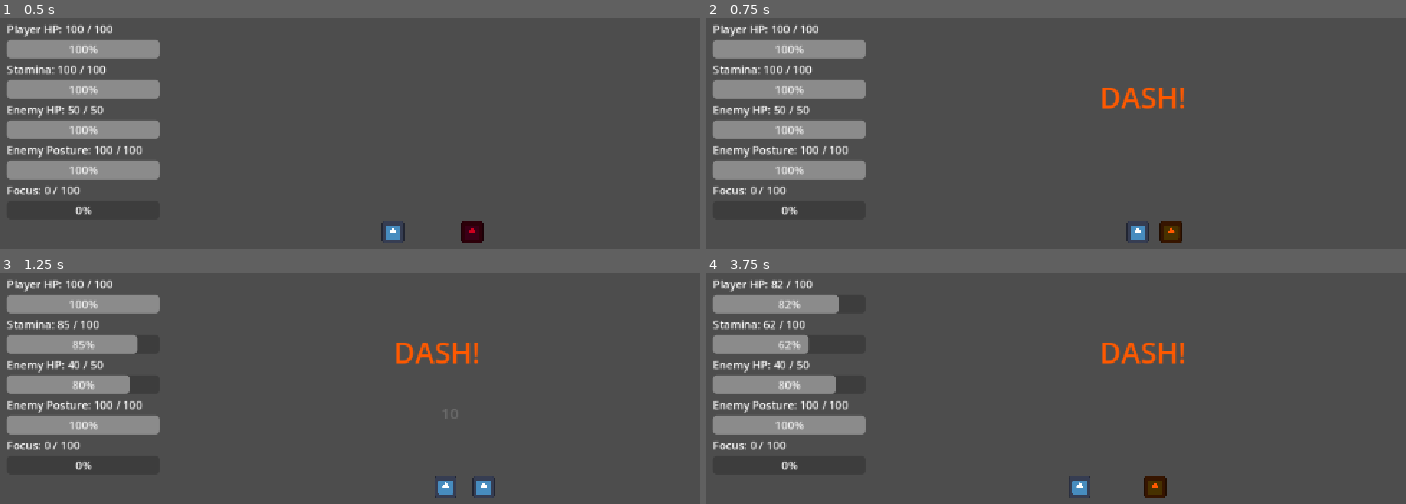
Above: before the commit, frames 1-4 (two rows, left to right).
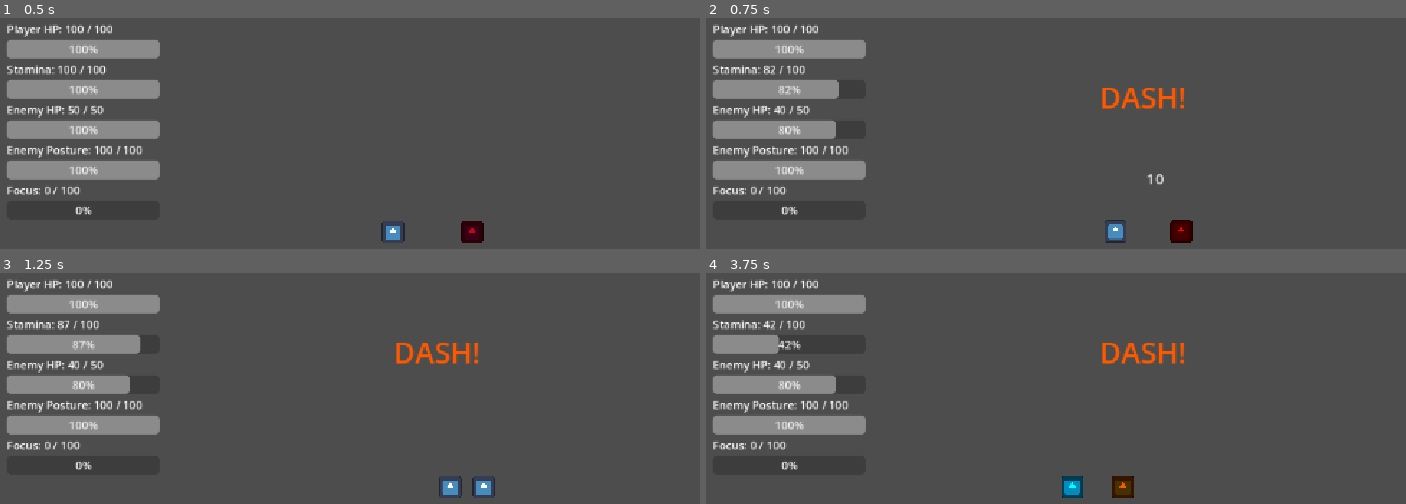
Above: after the commit, the same moments.

Repository: shanwinder/lastblade
Game: Godot game, scene res://scenes/main/Main.tscn
Two runs of this game, one before a commit and one after it. Both use one fixed random seed, a clock stepped at 60 frames per second and the inputs below. The engine's default icon, where the game draws it, is replaced by a stand-in: a white triangle on a blue panel in a dark square.
Inputs:
- Up to frame 1 (0.5 s): no input
- Up to frame 2 (0.75 s): hold Right (ui_right) from 0.53 s (still down); tap A (attack, bound only after the commit) at 0.6 s
- Up to frame 3 (1.25 s): keep holding Right (ui_right); tap J (attack, bound only before the commit) at 0.8 s
- Up to frame 4 (3.75 s): release Right (ui_right) at 1.28 s; hold Left (ui_left) 1.28-2.03 s; tap J (attack, bound only before the commit) at 1.35 s; tap S (dash, bound only after the commit) at 1.55, 2.1 s; hold Right (ui_right) 2.03-3.53 s; tap K (dash, bound only before the commit) at 2.3, 2.85 s; tap D (parry, bound only after the commit) at 3.05, 3.6 s; hold Left (ui_left) from 3.53 s (still down)

Frame 1 is identical in both runs. In frame 2, 1.8% of the frame differs, in the area x 8-70%, y 20-98%; in frame 3, 0.2%; in frame 4, 1.8%, in the area x 8-66%, y 2-98%.

Commit message:
Implement collision layers and arena boundaries
Add collision layer constants and system to properly manage interactions between player, enemies, and world boundaries. Implement arena boundary constraints to keep player within bounds, and add dash-through enemy mechanic by temporarily disabling collision with enemies during dash. This prevents player from leaving the play area during knockback or dash actions.

Diff:
--- a/last-blade-trial/EnemyDummy.gd
+++ b/last-blade-trial/EnemyDummy.gd
@@ -142,6 +142,22 @@
 # อ้างอิง Player
 var player: CharacterBody2D
 
+# =========================
+# ระบบ Collision Layer ของศัตรู
+# =========================
+
+# Layer 1 ใช้สำหรับพื้น / กำแพง / ขอบสนาม
+const WORLD_BODY_LAYER: int = 1
+
+# Layer 2 ใช้สำหรับตัว Player
+const PLAYER_BODY_LAYER: int = 2
+
+# Layer 3 ใช้สำหรับตัว Enemy
+const ENEMY_BODY_LAYER: int = 4
+
+# ตอนปกติ Enemy ต้องชน World และ Player
+const ENEMY_NORMAL_COLLISION_MASK: int = WORLD_BODY_LAYER | PLAYER_BODY_LAYER
+
 # อ้างอิง Sprite2D เพื่อใช้กลับด้านและเปลี่ยนสี
 @onready var sprite_2d: Sprite2D = $Sprite2D
 
@@ -247,6 +263,12 @@
 func _ready() -> void:
 	# สุ่มค่าเริ่มต้น เพื่อให้การเลือกท่าโจมตีไม่ซ้ำแบบเดิมทุกครั้งที่เปิดเกม
 	randomize()
+
+	# ตั้ง Layer ของศัตรูให้เป็น Layer Enemy
+	collision_layer = ENEMY_BODY_LAYER
+
+	# ให้ศัตรูชน World และ Player ตามปกติ
+	collision_mask = ENEMY_NORMAL_COLLISION_MASK
 
 	# ตั้งเลือดเริ่มต้นของศัตรู
 	current_hp = max_hp
--- a/last-blade-trial/player.gd
+++ b/last-blade-trial/player.gd
@@ -163,6 +163,41 @@
 # ระยะห่างของ Hitbox ดาบจากตัวผู้เล่น
 var attack_hitbox_offset_x: float = 55.0
 
+# =========================
+# ระบบ Collision Layer ของตัวละคร
+# =========================
+
+# Layer 1 ใช้สำหรับพื้น / กำแพง / ขอบสนาม
+# ใน Godot ค่า Layer แบบ bit คือ 1
+const WORLD_BODY_LAYER: int = 1
+
+# Layer 2 ใช้สำหรับตัว Player
+# ใน Godot ค่า Layer แบบ bit คือ 2
+const PLAYER_BODY_LAYER: int = 2
+
+# Layer 3 ใช้สำหรับตัว Enemy
+# ใน Godot ค่า Layer แบบ bit คือ 4
+const ENEMY_BODY_LAYER: int = 4
+
+# ตอนปกติ Player ต้องชน World และ Enemy
+const PLAYER_NORMAL_COLLISION_MASK: int = WORLD_BODY_LAYER | ENEMY_BODY_LAYER
+
+# ตอน Dash Player จะชนเฉพาะ World
+# ทำให้ Dash ผ่าน Enemy ได้ แต่ยังไม่ทะลุขอบสนามในอนาคต
+const PLAYER_DASH_COLLISION_MASK: int = WORLD_BODY_LAYER
+
+# =========================
+# ขอบเขตสนามแบบง่าย
+# =========================
+
+# ขอบซ้ายของสนาม
+# ใช้กันไม่ให้ Player ถอยออกนอกพื้นที่เล่น
+@export var arena_min_x: float = 120.0
+
+# ขอบขวาของสนาม
+# ค่า 1030 เหมาะกับหน้าจอประมาณ 1152 px ใน scene ปัจจุบัน
+@export var arena_max_x: float = 1030.0
+
 # ใช้เก็บรายชื่อเป้าหมายที่โดนโจมตีไปแล้วในการฟันครั้งนี้
 # ป้องกันไม่ให้เป้าหมายตัวเดิมโดนดาเมจซ้ำจากการโจมตีครั้งเดียว
 var hit_targets: Array = []
@@ -173,6 +208,12 @@
 
 
 func _ready() -> void:
+	# ตั้ง Layer ของ Player ให้เป็น Layer Player
+	collision_layer = PLAYER_BODY_LAYER
+
+	# ตอนปกติ Player ต้องชนทั้งขอบสนาม/พื้น และตัวศัตรู
+	collision_mask = PLAYER_NORMAL_COLLISION_MASK
+
 	# ตั้งเลือดเริ่มต้นให้เต็ม
 	current_hp = max_hp
 
@@ -214,6 +255,10 @@
 	if is_knocked_back:
 		velocity = knockback_velocity
 		move_and_slide()
+
+		# จำกัดไม่ให้ Knockback ดัน Player ออกนอกสนาม
+		clamp_to_arena()
+
 		return
 
 	# ถ้ากำลัง Dash อยู่ ให้เคลื่อนที่ด้วยความเร็ว Dash
@@ -222,6 +267,10 @@
 		velocity.x = facing_direction * dash_speed
 		velocity.y = 0
 		move_and_slide()
+
+		# จำกัดไม่ให้ Dash ออกนอกสนาม
+		clamp_to_arena()
+
 		return
 
 	# รับค่าการกดปุ่มซ้าย/ขวา จาก ui_left และ ui_right
@@ -238,6 +287,9 @@
 
 	# สั่งให้ CharacterBody2D เคลื่อนที่ตาม velocity
 	move_and_slide()
+
+	# จำกัดไม่ให้ Player เดินออกนอกสนาม
+	clamp_to_arena()
 
 	# ถ้ามีการเดิน และไม่ได้โจมตี ให้เปลี่ยนทิศหันหน้า
 	if direction != 0 and not is_attacking:
@@ -388,6 +440,28 @@
 	# จบสถานะโจมตี
 	is_attacking = false
 
+func start_dash_collision_mode() -> void:
+	# ตอน Dash ให้ Player ไม่อยู่บน Layer ปกติชั่วคราว
+	# เพื่อไม่ให้ Enemy ที่กำลังชน Player ขวางการ Dash
+	collision_layer = 0
+
+	# ตอน Dash ให้ Player ชนเฉพาะ World
+	# ดังนั้นจะทะลุศัตรูได้ แต่ยังชนกำแพง/ขอบสนามได้ถ้ามี
+	collision_mask = PLAYER_DASH_COLLISION_MASK
+
+
+func end_dash_collision_mode() -> void:
+	# เมื่อ Dash จบ ให้ Player กลับมาอยู่บน Layer Player ตามเดิม
+	collision_layer = PLAYER_BODY_LAYER
+
+	# กลับมาชน World และ Enemy ตามปกติ
+	collision_mask = PLAYER_NORMAL_COLLISION_MASK
+
+
+func clamp_to_arena() -> void:
+	# จำกัดตำแหน่ง Player ให้อยู่ในขอบสนาม
+	# ป้องกันการ Dash หรือ Knockback ออกนอกพื้นที่เล่น
+	global_position.x = clamp(global_position.x, arena_min_x, arena_max_x)
 
 func dash() -> void:
 	# ถ้า Stamina ไม่พอ ห้าม Dash
@@ -405,6 +479,10 @@
 	# เริ่ม Dash
 	is_dashing = true
 
+	# เปิดโหมด Dash-through
+	# ระหว่างนี้ Player จะทะลุตัวศัตรูได้
+	start_dash_collision_mode()
+
 	# ปิดการ Dash ซ้ำจนกว่า cooldown จะหมด
 	can_dash = false
 
@@ -419,6 +497,10 @@
 
 	# จบ Dash
 	is_dashing = false
+
+	# ปิดโหมด Dash-through
+	# ให้ Player กลับมาชนศัตรูตามปกติ
+	end_dash_collision_mode()
 
 	# เปิด Hurtbox กลับมา เพื่อให้รับดาเมจได้ตามปกติ
 	hurtbox_shape.disabled = false
--- a/last-blade-trial/project.godot
+++ b/last-blade-trial/project.godot
@@ -24,17 +24,17 @@
 
 attack={
 "deadzone": 0.2,
-"events": [Object(InputEventKey,"resource_local_to_scene":false,"resource_name":"","device":16,"window_id":0,"alt_pressed":false,"shift_pressed":false,"ctrl_pressed":false,"meta_pressed":false,"pressed":false,"keycode":0,"physical_keycode":74,"key_label":0,"unicode":0,"location":0,"echo":false,"script":null)
+"events": [Object(InputEventKey,"resource_local_to_scene":false,"resource_name":"","device":-1,"window_id":0,"alt_pressed":false,"shift_pressed":false,"ctrl_pressed":false,"meta_pressed":false,"pressed":false,"keycode":0,"physical_keycode":65,"key_label":0,"unicode":97,"location":0,"echo":false,"script":null)
 ]
 }
 dash={
 "deadzone": 0.2,
-"events": [Object(InputEventKey,"resource_local_to_scene":false,"resource_name":"","device":16,"window_id":0,"alt_pressed":false,"shift_pressed":false,"ctrl_pressed":false,"meta_pressed":false,"pressed":false,"keycode":0,"physical_keycode":75,"key_label":0,"unicode":0,"location":0,"echo":false,"script":null)
+"events": [Object(InputEventKey,"resource_local_to_scene":false,"resource_name":"","device":-1,"window_id":0,"alt_pressed":false,"shift_pressed":false,"ctrl_pressed":false,"meta_pressed":false,"pressed":false,"keycode":0,"physical_keycode":83,"key_label":0,"unicode":115,"location":0,"echo":false,"script":null)
 ]
 }
 parry={
 "deadzone": 0.2,
-"events": [Object(InputEventKey,"resource_local_to_scene":false,"resource_name":"","device":16,"window_id":0,"alt_pressed":false,"shift_pressed":false,"ctrl_pressed":false,"meta_pressed":false,"pressed":false,"keycode":0,"physical_keycode":76,"key_label":0,"unicode":0,"location":0,"echo":false,"script":null)
+"events": [Object(InputEventKey,"resource_local_to_scene":false,"resource_name":"","device":-1,"window_id":0,"alt_pressed":false,"shift_pressed":false,"ctrl_pressed":false,"meta_pressed":false,"pressed":false,"keycode":0,"physical_keycode":68,"key_label":0,"unicode":100,"location":0,"echo":false,"script":null)
 ]
 }
 
